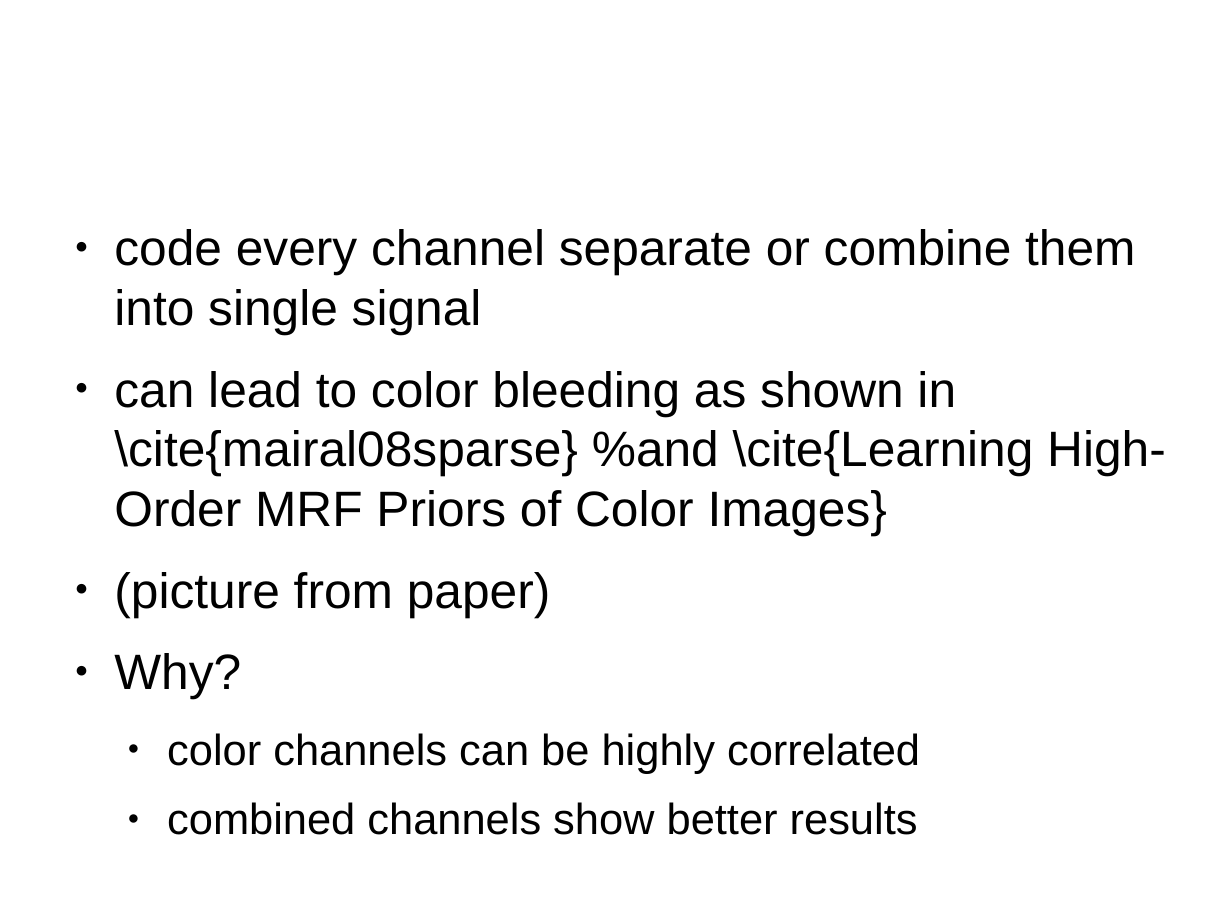
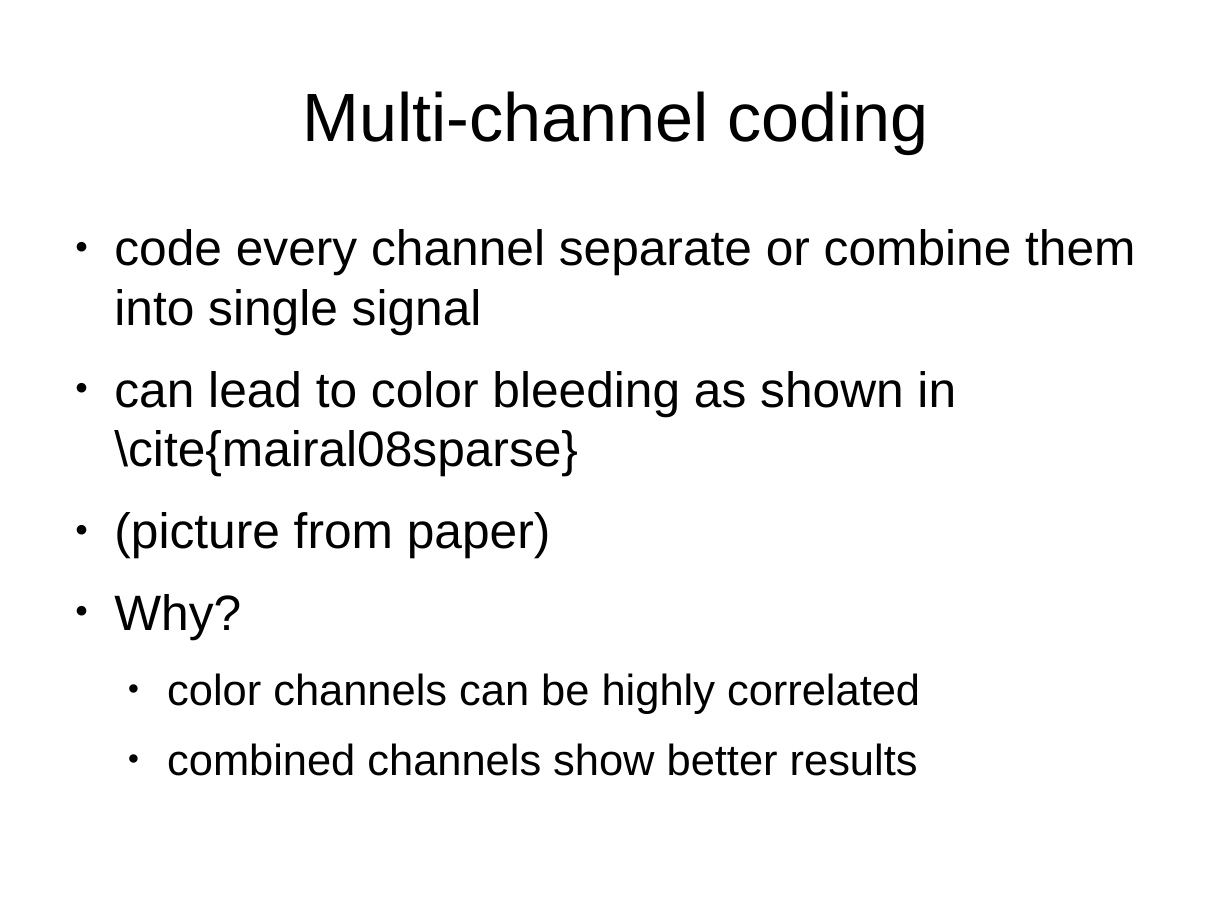
Before and after one commit to Sebu/sprs, a slide deck: slide 12 of progress_report/progress_report.odp (slide 10 before the commit). Drawn at 1232x924 pixels with LibreOffice and Linux fonts; fonts in the diff are those of the drawing. Boxes give left, top, right and bottom in pixels: in the first picture for what was removed or moved away, otherwise in the second. Text is boxed around its words. In the diff, an @@ line names an element or a change of style, - is before the commit and + after.

```diff
--- a/progress_report/progress_report.odp
+++ b/progress_report/progress_report.odp
@@ title added at [302,91,928,153], 44 pt, text #000000 @@
+Multi-channel coding
@@ text at [114,371,956,476]: text changed @@
-● can lead to color bleeding as shown in \cite{mairal08sparse} %and \cite{Learning High-Order MRF Priors of Color Images}
+● can lead to color bleeding as shown in \cite{mairal08sparse}
```
Also in this commit, not shown: 4 other slides changed, 2 slides added.
